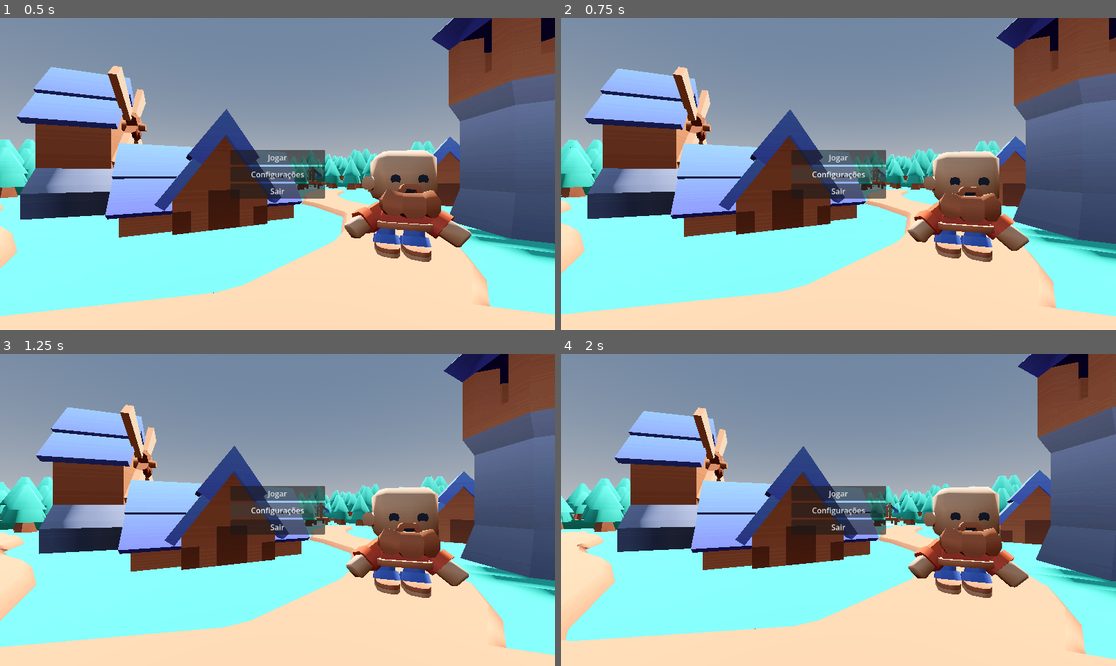
Above: before the commit, frames 1-4 (two rows, left to right).
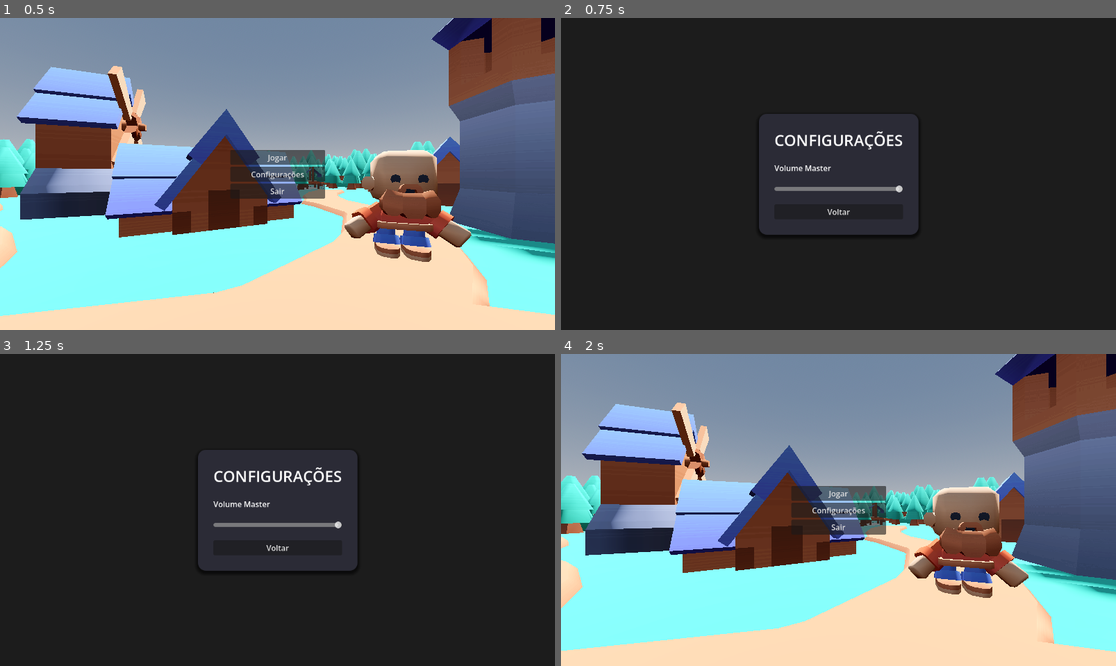
Above: after the commit, the same moments.

Repository: LucasSckenal/pi-4
Game: Godot game, scene res://main_menu.tscn
The game is run twice, just before and just after one commit, with the same random seed, the same clock (stepped at 60 frames per second) and the same inputs.
Inputs (mouse positions are in pixels of both pictures, inside the frame that each line leads up to):
- Up to frame 1 (0.5 s): no input
- Up to frame 2 (0.75 s): click "Configurações" at 0.5 s
- Up to frame 3 (1.25 s): no input
- Up to frame 4 (2 s): click (838, 547) at 1.25 s, where only the run after the commit has a clickable "Voltar"

Frame 1 is identical in both runs. In frame 2, 99% of the frame differs, in the area x 0-100%, y 0-100%; in frame 3, 99%; in frame 4, 22%.

Commit message:
feat: Add configuration scene with volume control and navigation to main menu

Diff:
--- /dev/null
+++ b/configuracoes.gd
@@ -0,0 +1,31 @@
+extends Control
+
+# Pega o índice do canal principal de áudio do Godot
+var master_bus = AudioServer.get_bus_index("Master")
+
+func _ready():
+	# Ajusta a barrinha pro volume atual (convertendo de Decibéis para linear 0 a 1)
+	var volume_db = AudioServer.get_bus_volume_db(master_bus)
+
+	# Usamos o $% para achar o HSlider em qualquer lugar da tela
+	if $%HSlider:
+		$%HSlider.value = db_to_linear(volume_db)
+	else:
+		print("Aviso: Não esqueça de colocar o '%' no HSlider clicando com o botão direito!")
+
+
+# ---------------------------------------------------
+# LIGUE O SINAL 'value_changed' DO HSLIDER AQUI:
+# ---------------------------------------------------
+func _on_h_slider_value_changed(value: float) -> void:
+	# Converte o valor da barrinha (0 a 1) para Decibéis e aplica no jogo todo!
+	AudioServer.set_bus_volume_db(master_bus, linear_to_db(value))
+
+
+# ---------------------------------------------------
+# LIGUE O SINAL 'pressed' DO BUTTON "VOLTAR" AQUI:
+# ---------------------------------------------------
+
+func _on_button_pressed() -> void:
+	print("Salvando configurações e voltando pro menu...")
+	get_tree().change_scene_to_file("res://main_menu.tscn")
--- /dev/null
+++ b/configuracoes.tscn
@@ -0,0 +1,85 @@
+[gd_scene format=3 uid="uid://d3cdnd7wk3m3s"]
+
+[ext_resource type="Script" uid="uid://csnwqdn10atkj" path="res://configuracoes.gd" id="1_dnuwa"]
+
+[sub_resource type="StyleBoxFlat" id="StyleBoxFlat_dnuwa"]
+bg_color = Color(0.16862746, 0.16862746, 0.21176471, 1)
+corner_radius_top_left = 16
+corner_radius_top_right = 16
+corner_radius_bottom_right = 16
+corner_radius_bottom_left = 16
+shadow_size = 8
+shadow_offset = Vector2(0, 4)
+
+[sub_resource type="LabelSettings" id="LabelSettings_biuyq"]
+font_size = 32
+
+[node name="Configuracoes" type="Control" unique_id=635436861]
+layout_mode = 3
+anchors_preset = 15
+anchor_right = 1.0
+anchor_bottom = 1.0
+grow_horizontal = 2
+grow_vertical = 2
+script = ExtResource("1_dnuwa")
+
+[node name="ColorRect" type="ColorRect" parent="." unique_id=2142655640]
+layout_mode = 1
+anchors_preset = 15
+anchor_right = 1.0
+anchor_bottom = 1.0
+grow_horizontal = 2
+grow_vertical = 2
+color = Color(0.10980392, 0.10980392, 0.10980392, 1)
+
+[node name="PanelContainer" type="PanelContainer" parent="." unique_id=1334839978]
+layout_mode = 1
+anchors_preset = 8
+anchor_left = 0.5
+anchor_top = 0.5
+anchor_right = 0.5
+anchor_bottom = 0.5
+offset_left = -20.0
+offset_top = -20.0
+offset_right = 20.0
+offset_bottom = 20.0
+grow_horizontal = 2
+grow_vertical = 2
+theme_override_styles/panel = SubResource("StyleBoxFlat_dnuwa")
+
+[node name="MarginContainer" type="MarginContainer" parent="PanelContainer" unique_id=1932538190]
+layout_mode = 2
+theme_override_constants/margin_left = 32
+theme_override_constants/margin_top = 32
+theme_override_constants/margin_right = 32
+theme_override_constants/margin_bottom = 32
+
+[node name="VBoxContainer" type="VBoxContainer" parent="PanelContainer/MarginContainer" unique_id=1433207624]
+layout_mode = 2
+theme_override_constants/separation = 24
+
+[node name="Label" type="Label" parent="PanelContainer/MarginContainer/VBoxContainer" unique_id=662611811]
+layout_mode = 2
+size_flags_vertical = 1
+text = "CONFIGURAÇÕES"
+label_settings = SubResource("LabelSettings_biuyq")
+horizontal_alignment = 1
+uppercase = true
+
+[node name="Label2" type="Label" parent="PanelContainer/MarginContainer/VBoxContainer" unique_id=1220902289]
+layout_mode = 2
+text = "Volume Master"
+
+[node name="HSlider" type="HSlider" parent="PanelContainer/MarginContainer/VBoxContainer" unique_id=2099627333]
+unique_name_in_owner = true
+layout_mode = 2
+max_value = 1.0
+step = 0.05
+value = 1.0
+
+[node name="Button" type="Button" parent="PanelContainer/MarginContainer/VBoxContainer" unique_id=758738729]
+layout_mode = 2
+text = "Voltar"
+
+[connection signal="value_changed" from="PanelContainer/MarginContainer/VBoxContainer/HSlider" to="." method="_on_h_slider_value_changed"]
+[connection signal="pressed" from="PanelContainer/MarginContainer/VBoxContainer/Button" to="." method="_on_button_pressed"]
--- a/main_menu.gd
+++ b/main_menu.gd
@@ -40,7 +40,8 @@
 
 func _on_btn_configuracoes_pressed():
 	print("Mudar para a tela de Configurações!")
-
+	get_tree().change_scene_to_file("res://configuracoes.tscn")
 
 func _on_btn_sair_pressed() -> void:
-	pass # Replace with function body.
+	print("Fechando o jogo...")
+	get_tree().quit()
--- a/selecao_personagem.gd
+++ b/selecao_personagem.gd
@@ -27,6 +27,10 @@
 		if btn:
 			btn.pressed.connect(_ao_escolher.bind(caminho))
 
+	# ---> O QUE VOCÊ PEDIU: Mostra o personagem global por padrão <---
+	if Global.personagem_escolhido_path != "":
+		_ao_escolher(Global.personagem_escolhido_path)
+
 
 func _ao_escolher(caminho):
 	# 1. VISUALIZAR: Salva APENAS no temporário por enquanto!
@@ -40,7 +44,9 @@
 		# Spawna o personagem grande
 		var grande = load(caminho).instantiate()
 		ponto_spawn.add_child(grande)
-		grande.scale = Vector3(0.3, 0.3, 0.3) # Tamanho 0.3 como você pediu!
+
+		# Use a escala que você já ajustou e achou melhor
+		grande.scale = Vector3(0.3, 0.3, 0.3)
 
 		# Toca a animação em Loop
 		var anim = grande.get_node_or_null("AnimationPlayer")
--- a/selecao_personagem.tscn
+++ b/selecao_personagem.tscn
@@ -49,8 +49,8 @@
 render_target_update_mode = 4
 
 [node name="Camera3D" type="Camera3D" parent="HBoxContainer/SubViewportContainer/SubViewport" unique_id=1397586359]
-transform = Transform3D(0.9998579, -5.5071886e-10, -0.016859233, 0.0002892334, 0.99985284, 0.017153313, 0.016856752, -0.017155752, 0.99971074, -0.005544305, 0.36933768, -2.3313224)
-doppler_tracking = 1
+transform = Transform3D(0.9998579, -3.1792133e-10, -0.016859235, 0.0034271944, 0.9791201, 0.20325403, 0.016507214, -0.20328292, 0.9789809, -0.009597778, 0.2905087, -2.414106)
+fov = 45.0
 
 [node name="DirectionalLight3D" type="DirectionalLight3D" parent="HBoxContainer/SubViewportContainer/SubViewport" unique_id=1796887019]
 
Not shown, added: configuracoes.gd.uid
